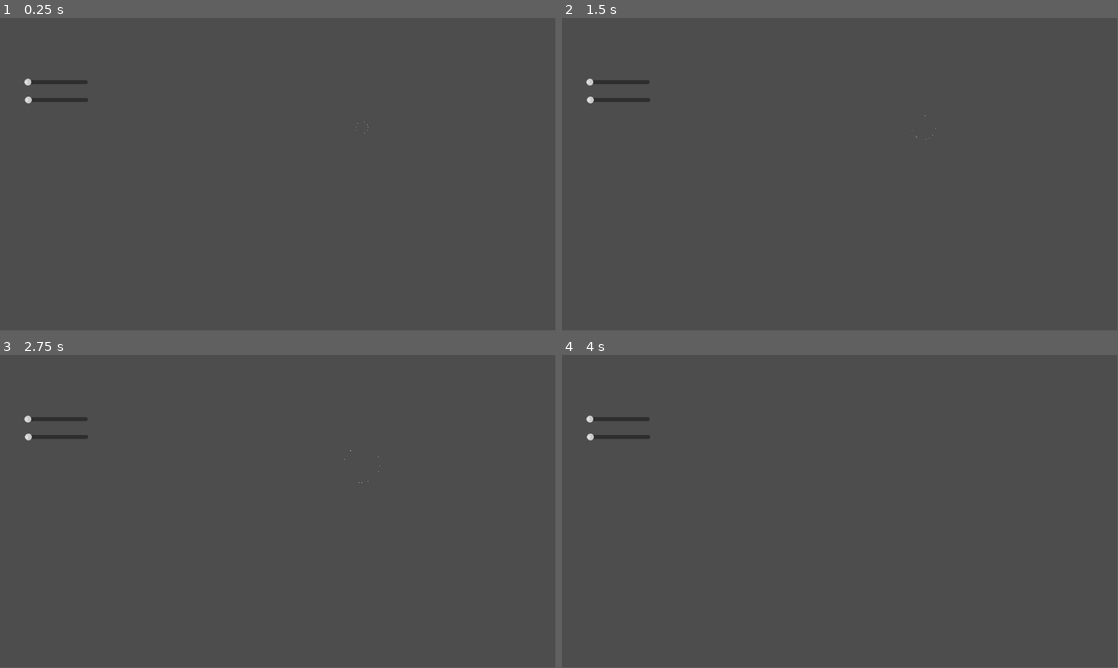
Above: before the commit, frames 1-4 (two rows, left to right).
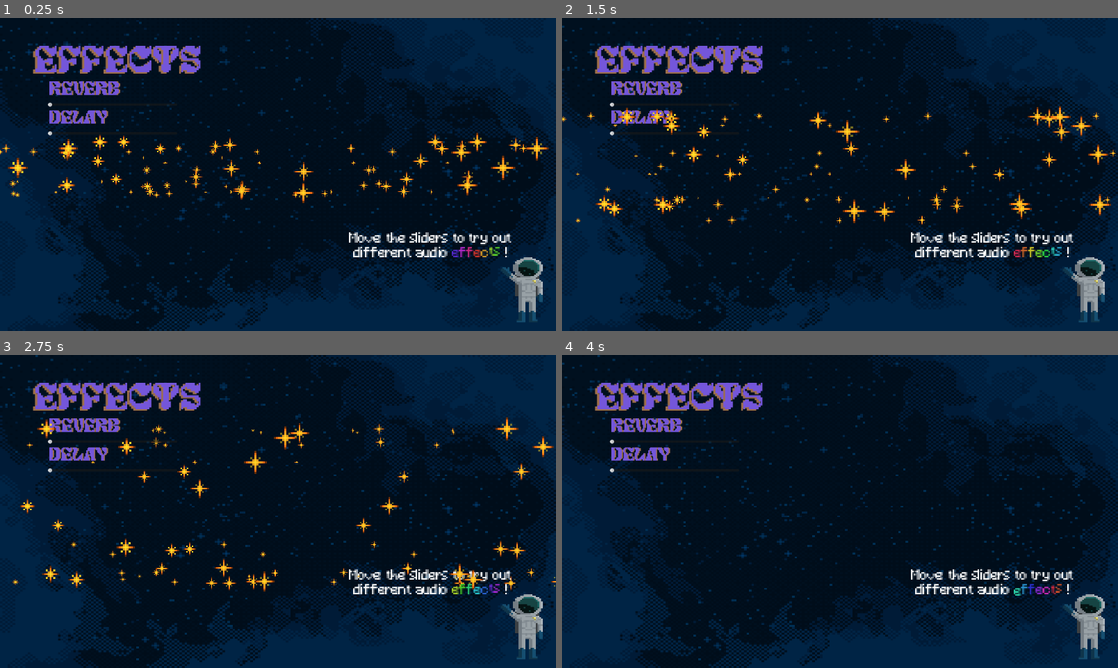
Above: after the commit, the same moments.

Repository: mengo1993/gianluandreeducationalgamejam
Game: Godot game, scene res://game.tscn
The game is run twice, just before and just after one commit, with the same random seed, the same clock (stepped at 60 frames per second) and the same inputs.
Inputs:
- Up to frame 1 (0.25 s): no input
- Up to frame 2 (1.5 s): no input
- Up to frame 3 (2.75 s): no input
- Up to frame 4 (4 s): no input
In our replay, the window is 799x449 before the commit and 800x450 after it. These sizes can differ from the game's own. Grey fills any space a smaller window leaves; there, only what the larger window draws over its background counts as a difference.

The runs differ from the first frame. In frame 1, 100% of the frame differs, in the area x 0-100%, y 0-100%; in frame 2, 100%; in frame 3, 100%; in frame 4, 100%.

Commit message:
10/7
aggiunto sfondo,
test scritte per sliders,
mascotte astronauta (Astro),
testo astronauta( da capire perche é sfuocato),
musica (bozza)
sdoppiato il generatore di particelle per dare effetto profonditá e effetto esplosione stellare (mettende un immagine Atlas ritagliata male)
vado a  dormire che son le 5:45 :)

Diff:
--- a/game.gd
+++ b/game.gd
@@ -1,10 +1,16 @@
 extends Node2D
+@onready var audio_main: AudioStreamPlayer2D = $Audio_Main
+
 const MAX_PARTICLES : int = 100
 const MAX_LIFETIME : int = 5
-
+# cambiare tra particles e particles2 per avere due effetti differenti
 func _on_slider_amount_value_changed(value: float) -> void:
 	$particles.amount = clamp(int(value), 1, MAX_PARTICLES)
-
+	get_node("Control/particles3").amount = clamp(int(value), 1, MAX_PARTICLES)
 
 func _on_slider_lifetime_value_changed(value: float) -> void:
 	$particles.lifetime = clamp(int(value), 0.5, MAX_LIFETIME)
+	get_node("Control/particles3").lifetime = clamp(int(value), 0.5, MAX_LIFETIME)
+
+func _ready() -> void:
+	audio_main.playing = true
--- a/game.tscn
+++ b/game.tscn
@@ -1,27 +1,221 @@
-[gd_scene load_steps=3 format=3 uid="uid://vyr58uj6ttm4"]
+[gd_scene load_steps=11 format=3 uid="uid://vyr58uj6ttm4"]
 
 [ext_resource type="PackedScene" uid="uid://b1nekjdd22fr" path="res://particles.tscn" id="1_80nbo"]
 [ext_resource type="Script" uid="uid://bs17o8jabrqto" path="res://game.gd" id="1_e2o6t"]
+[ext_resource type="Texture2D" uid="uid://dlv8peo0eqtri" path="res://Sky.png" id="2_7jktm"]
+[ext_resource type="Texture2D" uid="uid://dtj0u25vb4cj5" path="res://star-Sheet.png" id="5_7jktm"]
+[ext_resource type="Texture2D" uid="uid://ciuexrkjm2si5" path="res://spaceman.png" id="5_j5wjh"]
+[ext_resource type="Texture2D" uid="uid://bhrk67j77npv5" path="res://particella_star.png" id="6_ryrav"]
+[ext_resource type="FontFile" uid="uid://dcgp7s2bj44md" path="res://Minecraft.ttf" id="6_vef74"]
+[ext_resource type="AudioStream" uid="uid://bc7kkoscxcbhf" path="res://Jam1.wav" id="7_eow3j"]
+[ext_resource type="FontFile" uid="uid://ccesmqa00ae1l" path="res://Mleitod Personal Use Only.ttf" id="7_hve3p"]
+
+[sub_resource type="AtlasTexture" id="AtlasTexture_ryrav"]
+atlas = ExtResource("5_7jktm")
+region = Rect2(80, 32, 672, 16)
 
 [node name="game" type="Node2D"]
 script = ExtResource("1_e2o6t")
 
+[node name="Control" type="Control" parent="."]
+layout_mode = 3
+anchors_preset = 15
+anchor_right = 1.0
+anchor_bottom = 1.0
+offset_right = 1920.0
+offset_bottom = 1080.0
+grow_horizontal = 2
+grow_vertical = 2
+
+[node name="Sfondo_Space" type="TextureRect" parent="Control"]
+modulate = Color(3.46541e-06, 0.638795, 0.875171, 1)
+texture_filter = 1
+layout_mode = 1
+anchors_preset = 15
+anchor_right = 1.0
+anchor_bottom = 1.0
+grow_horizontal = 2
+grow_vertical = 2
+texture = ExtResource("2_7jktm")
+
+[node name="particles3" parent="Control" instance=ExtResource("1_80nbo")]
+texture_filter = 1
+position = Vector2(280, 523)
+scale = Vector2(7, 7)
+amount = 17
+texture = SubResource("AtlasTexture_ryrav")
+
+[node name="Spaceman" type="TextureRect" parent="Control"]
+texture_filter = 1
+layout_mode = 0
+offset_left = 1705.0
+offset_top = 815.0
+offset_right = 1745.0
+offset_bottom = 864.0
+scale = Vector2(5, 5)
+texture = ExtResource("5_j5wjh")
+
+[node name="Spaceman_Text" type="RichTextLabel" parent="Control/Spaceman"]
+texture_filter = 1
+layout_mode = 1
+anchors_preset = -1
+anchor_left = -3.627
+anchor_top = -3.362
+anchor_right = 1.325
+anchor_bottom = 1.0
+offset_left = 43.28
+offset_top = 139.938
+offset_right = -37.8
+offset_bottom = -36.8
+theme_override_fonts/normal_font = ExtResource("6_vef74")
+theme_override_font_sizes/bold_italics_font_size = 0
+theme_override_font_sizes/italics_font_size = 0
+theme_override_font_sizes/mono_font_size = 0
+theme_override_font_sizes/normal_font_size = 9
+theme_override_font_sizes/bold_font_size = 0
+bbcode_enabled = true
+text = "
+Move the sliders to try out different audio [rainbow][wave]effects [/wave][/rainbow]!"
+horizontal_alignment = 1
+
+[node name="Effects_Text" type="Control" parent="Control"]
+anchors_preset = 0
+offset_left = -228.0
+offset_top = 18.0
+offset_right = -188.0
+offset_bottom = 58.0
+scale = Vector2(2, 2)
+
+[node name="RichTextLabel2" type="RichTextLabel" parent="Control/Effects_Text"]
+texture_filter = 1
+texture_repeat = 1
+custom_minimum_size = Vector2(0, 70)
+layout_mode = 0
+offset_left = 127.0
+offset_top = 36.5
+offset_right = 501.0
+offset_bottom = 106.5
+theme_override_fonts/normal_font = ExtResource("7_hve3p")
+theme_override_font_sizes/normal_font_size = 66
+bbcode_enabled = true
+text = "[color=#9d6e4a]Effects"
+horizontal_alignment = 1
+
+[node name="RichTextLabel" type="RichTextLabel" parent="Control/Effects_Text"]
+texture_filter = 1
+texture_repeat = 1
+custom_minimum_size = Vector2(0, 70)
+layout_mode = 0
+offset_left = 137.5
+offset_top = 34.5
+offset_right = 497.5
+offset_bottom = 104.5
+theme_override_fonts/normal_font = ExtResource("7_hve3p")
+theme_override_font_sizes/normal_font_size = 66
+bbcode_enabled = true
+text = "[color=#7456da]Effects"
+horizontal_alignment = 1
+
+[node name="Container_V_ Effects" type="VBoxContainer" parent="Control"]
+layout_mode = 1
+anchors_preset = 9
+anchor_bottom = 1.0
+offset_left = 165.0
+offset_top = 212.0
+offset_right = 612.0
+offset_bottom = 71.0
+grow_vertical = 2
+
+[node name="Reverb_Text" type="Control" parent="Control/Container_V_ Effects"]
+custom_minimum_size = Vector2(0, 75)
+layout_mode = 2
+
+[node name="RichTextLabel2" type="RichTextLabel" parent="Control/Container_V_ Effects/Reverb_Text"]
+texture_filter = 1
+texture_repeat = 1
+custom_minimum_size = Vector2(0, 70)
+layout_mode = 0
+offset_left = 7.0
+offset_top = 3.0
+offset_right = 443.0
+offset_bottom = 73.0
+theme_override_fonts/normal_font = ExtResource("7_hve3p")
+theme_override_font_sizes/normal_font_size = 66
+bbcode_enabled = true
+text = "[color=#9d6e4a]Reverb"
+
+[node name="RichTextLabel" type="RichTextLabel" parent="Control/Container_V_ Effects/Reverb_Text"]
+texture_filter = 1
+texture_repeat = 1
+custom_minimum_size = Vector2(0, 70)
+layout_mode = 0
+offset_left = 3.0
+offset_top = 3.0
+offset_right = 439.0
+offset_bottom = 73.0
+theme_override_fonts/normal_font = ExtResource("7_hve3p")
+theme_override_font_sizes/normal_font_size = 66
+bbcode_enabled = true
+text = "[color=#7456da]Reverb
+"
+
+[node name="sliderLifetime" type="HSlider" parent="Control/Container_V_ Effects"]
+custom_minimum_size = Vector2(200, 2)
+layout_mode = 2
+
+[node name="Delay_Text" type="Control" parent="Control/Container_V_ Effects"]
+custom_minimum_size = Vector2(0, 75)
+layout_mode = 2
+
+[node name="RichTextLabel2" type="RichTextLabel" parent="Control/Container_V_ Effects/Delay_Text"]
+texture_filter = 1
+texture_repeat = 1
+custom_minimum_size = Vector2(0, 70)
+layout_mode = 0
+offset_left = 7.0
+offset_top = 3.0
+offset_right = 443.0
+offset_bottom = 73.0
+theme_override_fonts/normal_font = ExtResource("7_hve3p")
+theme_override_font_sizes/normal_font_size = 66
+bbcode_enabled = true
+text = "[color=#9d6e4a]Delay"
+
+[node name="RichTextLabel" type="RichTextLabel" parent="Control/Container_V_ Effects/Delay_Text"]
+texture_filter = 1
+texture_repeat = 1
+custom_minimum_size = Vector2(0, 70)
+layout_mode = 0
+offset_left = 3.0
+offset_top = 3.0
+offset_right = 439.0
+offset_bottom = 73.0
+theme_override_fonts/normal_font = ExtResource("7_hve3p")
+theme_override_font_sizes/normal_font_size = 66
+bbcode_enabled = true
+text = "[color=#7456da]Delay
+"
+
+[node name="sliderAmount" type="HSlider" parent="Control/Container_V_ Effects"]
+layout_mode = 2
+
 [node name="particles" parent="." instance=ExtResource("1_80nbo")]
-position = Vector2(751, 227)
-
-[node name="sliderAmount" type="HSlider" parent="."]
-offset_left = 50.0
-offset_top = 125.0
-offset_right = 182.0
-offset_bottom = 141.0
-scale = Vector2(1, 1.0085)
-
-[node name="sliderLifetime" type="HSlider" parent="."]
-offset_left = 51.0
-offset_top = 162.0
-offset_right = 183.0
-offset_bottom = 178.0
-scale = Vector2(1, 1.0085)
-
-[connection signal="value_changed" from="sliderAmount" to="." method="_on_slider_amount_value_changed"]
-[connection signal="value_changed" from="sliderLifetime" to="." method="_on_slider_lifetime_value_changed"]
+texture_filter = 1
+position = Vector2(968, 512)
+scale = Vector2(7, 7)
+amount = 17
+texture = SubResource("AtlasTexture_ryrav")
+
+[node name="particles2" parent="." instance=ExtResource("1_80nbo")]
+visible = false
+texture_filter = 1
+position = Vector2(960, 512)
+scale = Vector2(7, 7)
+amount = 17
+texture = ExtResource("6_ryrav")
+
+[node name="Audio_Main" type="AudioStreamPlayer2D" parent="."]
+stream = ExtResource("7_eow3j")
+
+[connection signal="value_changed" from="Control/Container_V_ Effects/sliderLifetime" to="." method="_on_slider_lifetime_value_changed"]
+[connection signal="value_changed" from="Control/Container_V_ Effects/sliderAmount" to="." method="_on_slider_amount_value_changed"]
--- a/particles.tscn
+++ b/particles.tscn
@@ -6,6 +6,9 @@
 initial_velocity_min = 50.0
 initial_velocity_max = 50.0
 gravity = Vector3(0, 0, 0)
+scale_max = 7.75
+hue_variation_min = 0.2
+hue_variation_max = 0.2
 
 [node name="particles" type="GPUParticles2D"]
 explosiveness = 1.0
--- a/project.godot
+++ b/project.godot
@@ -15,6 +15,12 @@
 config/features=PackedStringArray("4.4", "Mobile")
 config/icon="res://icon.svg"
 
+[display]
+
+window/size/viewport_width=1920
+window/size/viewport_height=1080
+window/stretch/mode="viewport"
+
 [rendering]
 
 renderer/rendering_method="mobile"
--- /dev/null
+++ b/stelle_animazione_atlas.tres
@@ -0,0 +1,7 @@
+[gd_resource type="AtlasTexture" load_steps=2 format=3 uid="uid://bvui5e5ljve3s"]
+
+[ext_resource type="Texture2D" uid="uid://dtj0u25vb4cj5" path="res://star-Sheet.png" id="1_es5ox"]
+
+[resource]
+atlas = ExtResource("1_es5ox")
+region = Rect2(523, 35, 11, 11)
Not shown, added: Jam1.wav.import
Binary file added: Minecraft.ttf
Not shown, added: Minecraft.ttf.import
Binary file added: Mleitod Personal Use Only.ttf
Not shown, added: Mleitod Personal Use Only.ttf.import
Not shown, added: Quivert.otf.import
Binary file added: Quivert.ttf
Not shown, added: Quivert.ttf.import
Binary file added: Sky.png
Not shown, added: Sky.png.import
Binary file added: particella_star.png
Not shown, added: particella_star.png.import
(and 5 more such lines)
